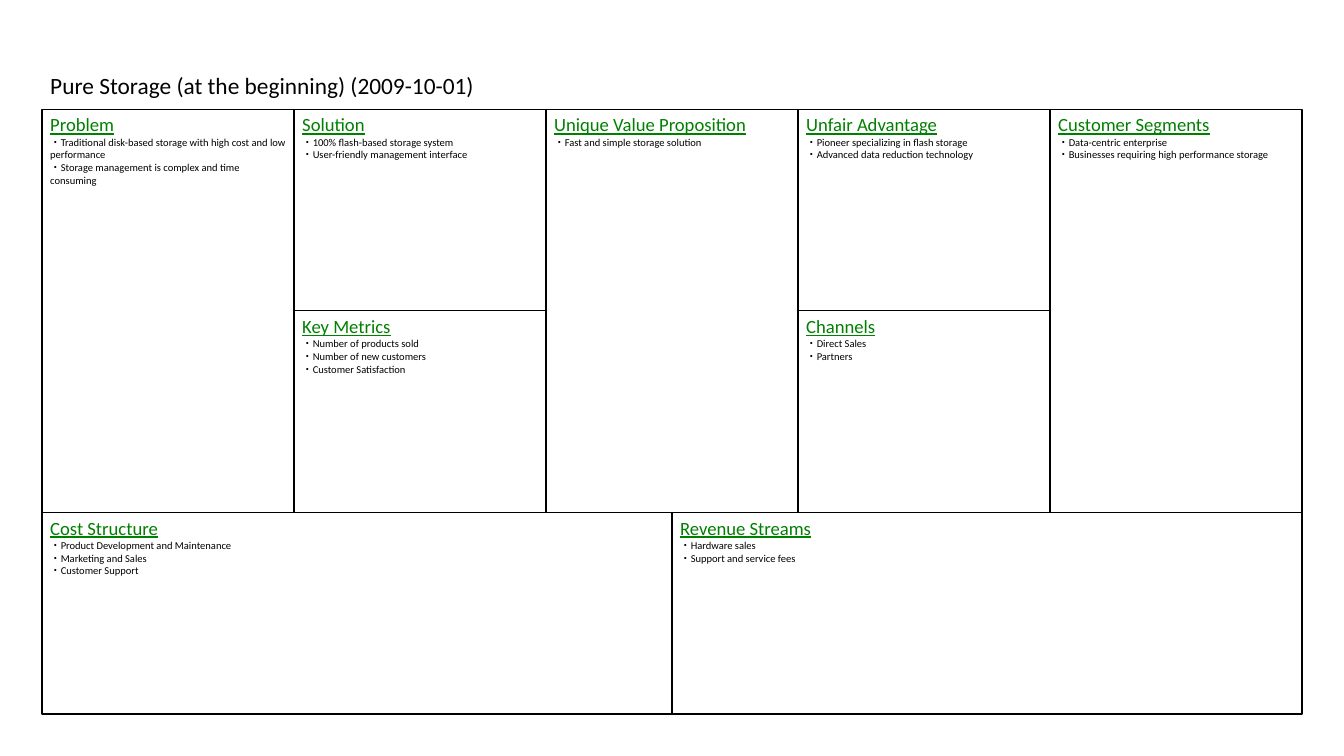
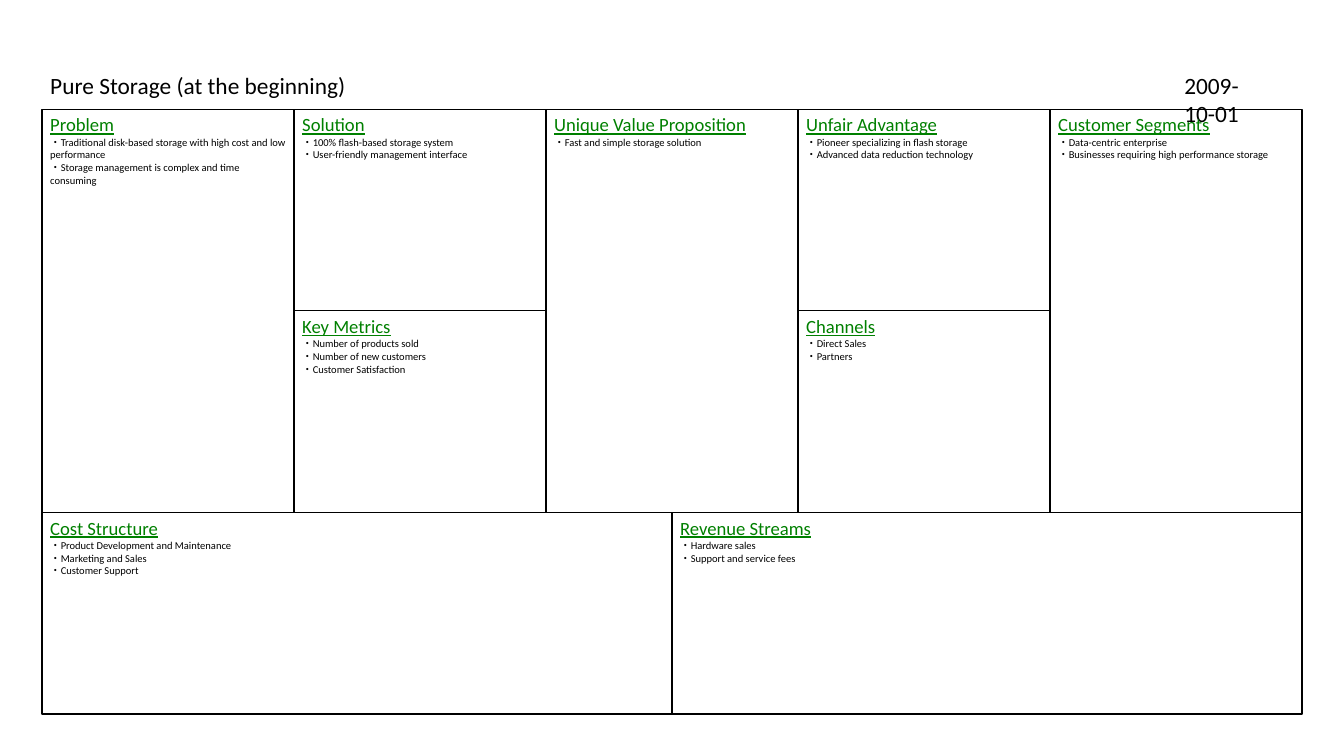
Before and after one commit to t0m0h1r0/LeanCanvas, a slide deck: slide 3 of sample_en.pptx. Drawn at 1344x756 pixels with LibreOffice and Linux fonts; fonts in the diff are those of the drawing. Boxes give left, top, right and bottom in pixels: in the first picture for what was removed or moved away, otherwise in the second. Text is boxed around its words. In the diff, an @@ line names an element or a change of style, - is before the commit and + after.

```diff
--- a/sample_en.pptx
+++ b/sample_en.pptx
@@ text at (50,77,345,98): text changed @@
-Pure Storage (at the beginning) (2009-10-01)
+Pure Storage (at the beginning)
@@ text added at (1184,79,1238,128), 20 pt, text #000000 @@
+2009-10-01
```
Also in this commit, not shown: 15 other slides changed, 5 other files.
